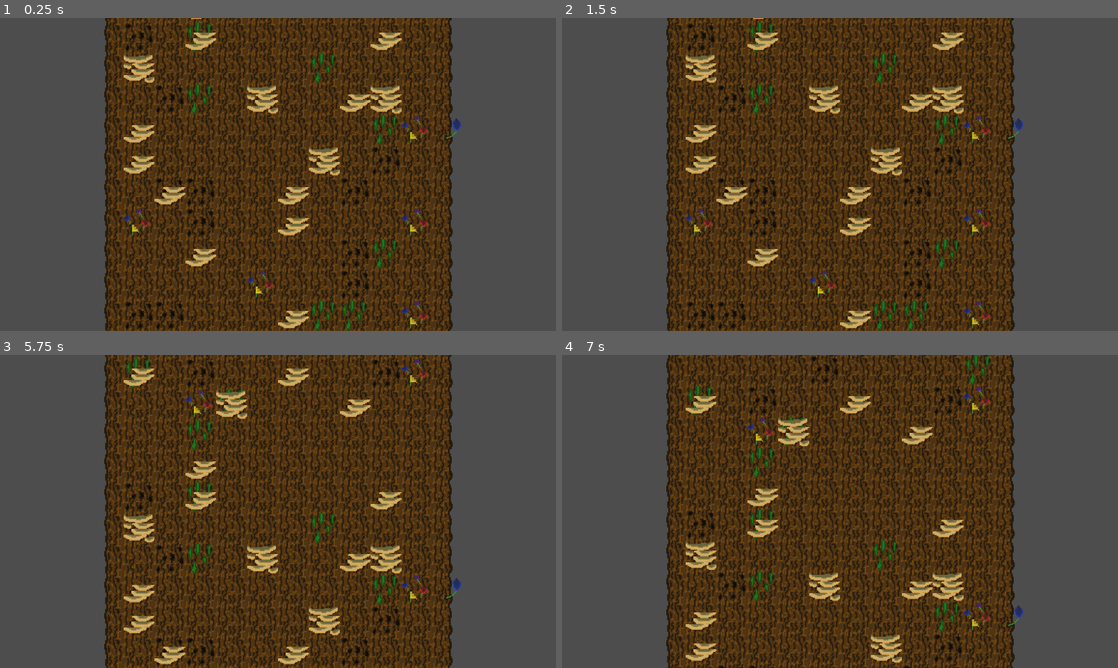
Above: before the commit, frames 1-4 (two rows, left to right).
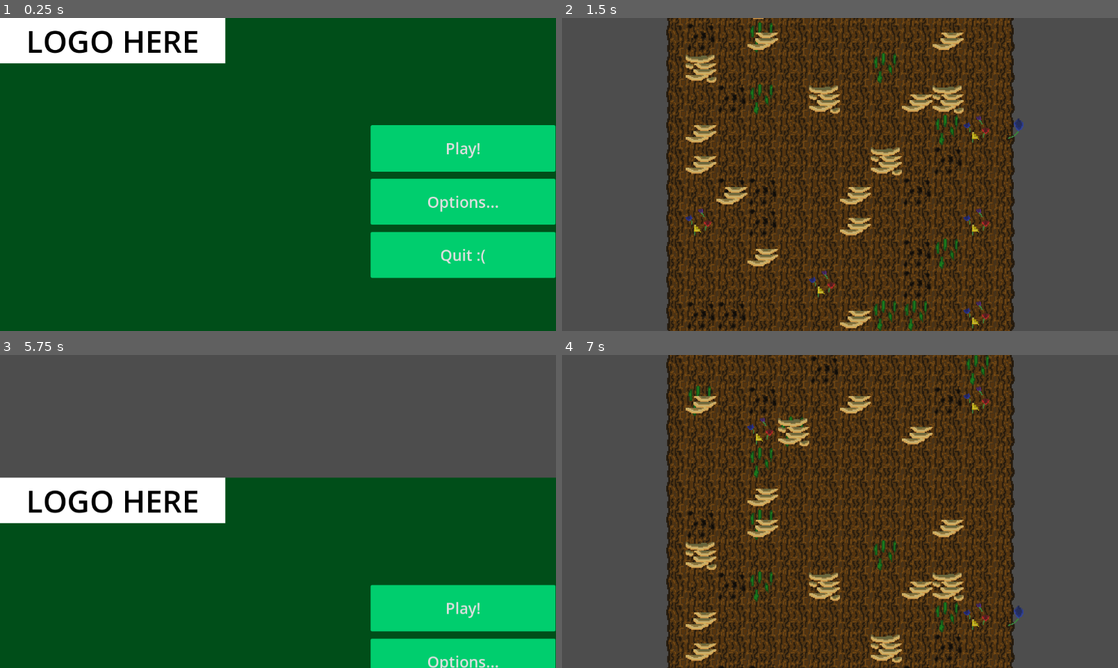
Above: after the commit, the same moments.

Repository: Team-Goose/brackeys-12-game-jam
Game: Godot game, scene res://game.tscn
The game is run twice, just before and just after one commit, with the same random seed, the same clock (stepped at 60 frames per second) and the same inputs.
Inputs (mouse positions are in pixels of both pictures, inside the frame that each line leads up to):
- Up to frame 1 (0.25 s): no input
- Up to frame 2 (1.5 s): click (1023, 202) at 0.5 s, where only the run after the commit has a clickable "Options..."; click (1023, 149) at 1.25 s, where only the run after the commit has a clickable "Play!"
- Up to frame 3 (5.75 s): tap Enter at 2 s; move the mouse to (105, 652) at 2.02 s; press the mouse at (105, 652) at 2.03 s; hold Right (right) 2.03-2.78 s; tap Space at 2.75 s; move the mouse to (105, 621) at 2.77 s; release the mouse at (105, 621) at 2.78 s; hold Down (down) 2.78-3.53 s; right-click (105, 621) at 2.85 s; click (105, 621) at 2.92 s; move the mouse to (105, 621) at 3.52 s; press the mouse at (105, 621) at 3.53 s; hold Right (right) 3.53-4.28 s; move the mouse to (105, 621) at 4.27 s; release the mouse at (105, 621) at 4.28 s; hold Up (up) 4.28-5.03 s; right-click (105, 621) at 4.35 s; click (105, 621) at 4.42 s; move the mouse to (105, 621) at 5.02 s; press the mouse at (105, 621) at 5.03 s; hold Left (left) from 5.03 s (still down); tap Escape (esc, bound only after the commit) at 5.65 s
- Up to frame 4 (7 s): release Left (left) at 5.75 s; release the mouse at (667, 621) at 5.75 s; click (1023, 608) at 5.75 s, where only the run after the commit has a clickable "Play!"; tap Enter at 6.5 s; move the mouse to (667, 621) at 6.52 s; hold Left (left) from 6.53 s (still down); right-click (667, 621) at 6.6 s; click (667, 621) at 6.67 s

The runs differ from the first frame. In frame 1, 100% of the frame differs, in the area x 0-100%, y 0-100%; in frame 2, nothing differs; in frame 3, 85%; in frame 4, nothing differs.

Commit message:
added basic main menu with play/quit functionality and esc to return to it from game

Diff:
--- /dev/null
+++ b/assets/main_menu_theme.tres
@@ -0,0 +1,97 @@
+[gd_resource type="Theme" load_steps=7 format=3 uid="uid://cqwe3e4u4fdxp"]
+
+[sub_resource type="SystemFont" id="SystemFont_uftr3"]
+
+[sub_resource type="StyleBoxFlat" id="StyleBoxFlat_fa6be"]
+content_margin_left = 4.0
+content_margin_top = 4.0
+content_margin_right = 4.0
+content_margin_bottom = 4.0
+bg_color = Color(0.1, 0.1, 0.1, 0.3)
+corner_radius_top_left = 3
+corner_radius_top_right = 3
+corner_radius_bottom_right = 3
+corner_radius_bottom_left = 3
+corner_detail = 5
+
+[sub_resource type="StyleBoxFlat" id="StyleBoxFlat_8gray"]
+content_margin_left = 4.0
+content_margin_top = 4.0
+content_margin_right = 4.0
+content_margin_bottom = 4.0
+draw_center = false
+border_width_left = 2
+border_width_top = 2
+border_width_right = 2
+border_width_bottom = 2
+corner_radius_top_left = 3
+corner_radius_top_right = 3
+corner_radius_bottom_right = 3
+corner_radius_bottom_left = 3
+corner_detail = 5
+expand_margin_left = 2.0
+expand_margin_top = 2.0
+expand_margin_right = 2.0
+expand_margin_bottom = 2.0
+
+[sub_resource type="StyleBoxFlat" id="StyleBoxFlat_c2rw4"]
+content_margin_left = 4.0
+content_margin_top = 4.0
+content_margin_right = 4.0
+content_margin_bottom = 4.0
+bg_color = Color(1.41986e-06, 0.541193, 0.281066, 1)
+corner_radius_top_left = 3
+corner_radius_top_right = 3
+corner_radius_bottom_right = 3
+corner_radius_bottom_left = 3
+corner_detail = 5
+
+[sub_resource type="StyleBoxFlat" id="StyleBoxFlat_c5m8w"]
+content_margin_left = 4.0
+content_margin_top = 4.0
+content_margin_right = 4.0
+content_margin_bottom = 4.0
+bg_color = Color(0, 0.807843, 0.431373, 1)
+corner_radius_top_left = 3
+corner_radius_top_right = 3
+corner_radius_bottom_right = 3
+corner_radius_bottom_left = 3
+corner_detail = 5
+
+[sub_resource type="StyleBoxFlat" id="StyleBoxFlat_bgjhy"]
+content_margin_left = 4.0
+content_margin_top = 4.0
+content_margin_right = 4.0
+content_margin_bottom = 4.0
+bg_color = Color(9.3855e-07, 0.433215, 0.2202, 1)
+corner_radius_top_left = 3
+corner_radius_top_right = 3
+corner_radius_bottom_right = 3
+corner_radius_bottom_left = 3
+corner_detail = 5
+
+[resource]
+Button/colors/font_color = Color(0.875, 0.875, 0.875, 1)
+Button/colors/font_disabled_color = Color(0.875, 0.875, 0.875, 0.5)
+Button/colors/font_focus_color = Color(0.95, 0.95, 0.95, 1)
+Button/colors/font_hover_color = Color(0.95, 0.95, 0.95, 1)
+Button/colors/font_hover_pressed_color = Color(1, 1, 1, 1)
+Button/colors/font_outline_color = Color(0, 0, 0, 1)
+Button/colors/font_pressed_color = Color(1, 1, 1, 1)
+Button/colors/icon_disabled_color = Color(1, 1, 1, 0.4)
+Button/colors/icon_focus_color = Color(1, 1, 1, 1)
+Button/colors/icon_hover_color = Color(1, 1, 1, 1)
+Button/colors/icon_hover_pressed_color = Color(1, 1, 1, 1)
+Button/colors/icon_normal_color = Color(1, 1, 1, 1)
+Button/colors/icon_pressed_color = Color(1, 1, 1, 1)
+Button/constants/align_to_largest_stylebox = 0
+Button/constants/h_separation = 4
+Button/constants/icon_max_width = 0
+Button/constants/outline_size = 0
+Button/font_sizes/font_size = 32
+Button/fonts/font = SubResource("SystemFont_uftr3")
+Button/styles/disabled = SubResource("StyleBoxFlat_fa6be")
+Button/styles/focus = SubResource("StyleBoxFlat_8gray")
+Button/styles/hover = SubResource("StyleBoxFlat_c2rw4")
+Button/styles/normal = SubResource("StyleBoxFlat_c5m8w")
+Button/styles/pressed = SubResource("StyleBoxFlat_bgjhy")
--- a/game.gd
+++ b/game.gd
@@ -1,13 +1,12 @@
-extends Node2D
+extends Node
 
-# Called when the node enters the scene tree for the first time.
 func _ready() -> void:
-	pass # Replace with function body.
+	$TreeHoldMapper.visible = false
 
-
-# Called every frame. 'delta' is the elapsed time since the previous frame.
-func _process(delta: float) -> void:
-	pass
+func _input(event: InputEvent) -> void:
+	if event.is_action_pressed("esc"):
+		$TreeHoldMapper.visible = false
+		$MainMenu.visible = true
 
 func _on_cell_l_clicked(cell: TreeCell):
 	# TODO - propagate left click back down to player with proper functionality
@@ -20,3 +19,13 @@
 	var range = cell.cell_y - %TreeHoldMapper.bottom_cell
 	for row in range:
 		%TreeHoldMapper.add_tree_row()
+
+func _on_main_menu_play_pressed() -> void:
+	$MainMenu.visible = false
+	$TreeHoldMapper.visible = true
+
+func _on_main_menu_options_pressed() -> void:
+	print("options pressed") # TODO
+
+func _on_main_menu_quit_pressed() -> void:
+	get_tree().quit()
--- a/game.tscn
+++ b/game.tscn
@@ -1,10 +1,11 @@
-[gd_scene load_steps=4 format=3 uid="uid://dm4ge2oi5gmkp"]
+[gd_scene load_steps=5 format=3 uid="uid://dm4ge2oi5gmkp"]
 
 [ext_resource type="Script" path="res://scripts/wind.gd" id="1_2yvb3"]
 [ext_resource type="PackedScene" uid="uid://cmfpfrh6sjf03" path="res://scenes/tree_hold_mapper.tscn" id="1_o80iv"]
 [ext_resource type="Script" path="res://game.gd" id="1_vwq8j"]
+[ext_resource type="PackedScene" uid="uid://ntqqbybbesk5" path="res://scenes/main_menu.tscn" id="4_ogkj4"]
 
-[node name="Game" type="Node2D"]
+[node name="Game" type="Node"]
 script = ExtResource("1_vwq8j")
 
 [node name="TreeHoldMapper" parent="." instance=ExtResource("1_o80iv")]
@@ -14,5 +15,11 @@
 unique_name_in_owner = true
 script = ExtResource("1_2yvb3")
 
+[node name="MainMenu" parent="." instance=ExtResource("4_ogkj4")]
+unique_name_in_owner = true
+
 [connection signal="cell_l_clicked" from="TreeHoldMapper" to="." method="_on_cell_l_clicked"]
 [connection signal="cell_r_clicked" from="TreeHoldMapper" to="." method="_on_cell_r_clicked"]
+[connection signal="options_pressed" from="MainMenu" to="." method="_on_main_menu_options_pressed"]
+[connection signal="play_pressed" from="MainMenu" to="." method="_on_main_menu_play_pressed"]
+[connection signal="quit_pressed" from="MainMenu" to="." method="_on_main_menu_quit_pressed"]
--- a/project.godot
+++ b/project.godot
@@ -55,3 +55,8 @@
 "events": [Object(InputEventMouseButton,"resource_local_to_scene":false,"resource_name":"","device":-1,"window_id":0,"a …(258 unchanged characters)…
 ]
 }
+esc={
+"deadzone": 0.5,
+"events": [Object(InputEventKey,"resource_local_to_scene":false,"resource_name":"","device":-1,"window_id":0,"alt_pressed":false,"shift_pressed":false,"ctrl_pressed":false,"meta_pressed":false,"pressed":false,"keycode":0,"physical_keycode":4194305,"key_label":0,"unicode":0,"location":0,"echo":false,"script":null)
+]
+}
--- /dev/null
+++ b/scenes/main_menu.tscn
@@ -0,0 +1,124 @@
+[gd_scene load_steps=5 format=3 uid="uid://ntqqbybbesk5"]
+
+[ext_resource type="Script" path="res://scripts/main_menu.gd" id="1_5eync"]
+[ext_resource type="Theme" uid="uid://cqwe3e4u4fdxp" path="res://assets/main_menu_theme.tres" id="1_qvmq3"]
+
+[sub_resource type="SystemFont" id="SystemFont_8wopw"]
+subpixel_positioning = 0
+
+[sub_resource type="LabelSettings" id="LabelSettings_e7c7o"]
+font = SubResource("SystemFont_8wopw")
+font_size = 64
+font_color = Color(0, 0, 0, 1)
+
+[node name="MainMenu" type="Control"]
+layout_mode = 3
+anchors_preset = 15
+anchor_right = 1.0
+anchor_bottom = 1.0
+grow_horizontal = 2
+grow_vertical = 2
+size_flags_horizontal = 3
+size_flags_vertical = 3
+theme = ExtResource("1_qvmq3")
+script = ExtResource("1_5eync")
+
+[node name="ColorRect" type="ColorRect" parent="."]
+layout_mode = 1
+anchors_preset = 15
+anchor_right = 1.0
+anchor_bottom = 1.0
+grow_horizontal = 2
+grow_vertical = 2
+color = Color(0, 0.305177, 0.100337, 1)
+
+[node name="ColorRect" type="ColorRect" parent="ColorRect"]
+layout_mode = 1
+offset_right = 467.0
+offset_bottom = 94.0
+
+[node name="Label" type="Label" parent="ColorRect/ColorRect"]
+layout_mode = 1
+anchors_preset = 15
+anchor_right = 1.0
+anchor_bottom = 1.0
+grow_horizontal = 2
+grow_vertical = 2
+text = "LOGO HERE"
+label_settings = SubResource("LabelSettings_e7c7o")
+horizontal_alignment = 1
+vertical_alignment = 1
+
+[node name="GridContainer" type="GridContainer" parent="."]
+layout_mode = 1
+anchors_preset = -1
+anchor_left = 0.667
+anchor_right = 1.0
+anchor_bottom = 1.0
+grow_horizontal = 0
+grow_vertical = 2
+theme_override_constants/v_separation = 15
+
+[node name="EmptyPanel1" type="Control" parent="GridContainer"]
+layout_mode = 2
+size_flags_horizontal = 3
+size_flags_vertical = 3
+
+[node name="EmptyPanel2" type="Control" parent="GridContainer"]
+layout_mode = 2
+size_flags_horizontal = 3
+size_flags_vertical = 3
+
+[node name="PlayPanel" type="Panel" parent="GridContainer"]
+layout_mode = 2
+size_flags_horizontal = 3
+size_flags_vertical = 3
+
+[node name="PlayButton" type="Button" parent="GridContainer/PlayPanel"]
+layout_mode = 1
+anchors_preset = 15
+anchor_right = 1.0
+anchor_bottom = 1.0
+grow_horizontal = 2
+grow_vertical = 2
+mouse_default_cursor_shape = 2
+text = "Play!"
+
+[node name="OptionsPanel" type="Panel" parent="GridContainer"]
+layout_mode = 2
+size_flags_horizontal = 3
+size_flags_vertical = 3
+
+[node name="OptionsButton" type="Button" parent="GridContainer/OptionsPanel"]
+layout_mode = 1
+anchors_preset = 15
+anchor_right = 1.0
+anchor_bottom = 1.0
+grow_horizontal = 2
+grow_vertical = 2
+mouse_default_cursor_shape = 2
+text = "Options..."
+
+[node name="QuitPanel" type="Panel" parent="GridContainer"]
+layout_mode = 2
+size_flags_horizontal = 3
+size_flags_vertical = 3
+
+[node name="QuitButton" type="Button" parent="GridContainer/QuitPanel"]
+layout_mode = 1
+anchors_preset = 15
+anchor_right = 1.0
+anchor_bottom = 1.0
+grow_horizontal = 2
+grow_vertical = 2
+mouse_default_cursor_shape = 2
+text = "Quit :("
+
+[node name="EmptyPanel3" type="Control" parent="GridContainer"]
+layout_mode = 2
+size_flags_horizontal = 3
+size_flags_vertical = 3
+
+[connection signal="pressed" from="GridContainer/PlayPanel/PlayButton" to="." method="_on_play_pressed"]
+[connection signal="pressed" from="GridContainer/OptionsPanel/OptionsButton" to="." method="_on_options_pressed"]
+[connection signal="pressed" from="GridContainer/QuitPanel/QuitButton" to="." method="_on_quit_pressed"]
--- /dev/null
+++ b/scripts/main_menu.gd
@@ -0,0 +1,14 @@
+extends Control
+
+signal play_pressed
+signal options_pressed
+signal quit_pressed
+
+func _on_play_pressed() -> void:
+	play_pressed.emit()
+
+func _on_options_pressed() -> void:
+	options_pressed.emit()
+
+func _on_quit_pressed() -> void:
+	quit_pressed.emit()
--- a/scripts/tree_hold_mapper.gd
+++ b/scripts/tree_hold_mapper.gd
@@ -39,15 +39,6 @@
 	# only delete cells that are far enough off the screen
 	#   for the camera not to clip them as it's moving:
 	next_row_to_delete = grid[0].size() * -2
-
-# debug function for generating new rows of the tree on direction press:
-#func _input(event: InputEvent) -> void:
-	#var instance: TreeCell = tree_cell.instantiate()
-	#var rect: Rect2 = instance.get_rect()
-	#if event.is_action_pressed("up"):
-		#add_tree_row()
-	#if event.is_action_pressed("down"):
-		#$TreeCam.global_position.y += rect.size.y
 
 func add_tree_row() -> void:
 	var instance: TreeCell = tree_cell.instantiate()
